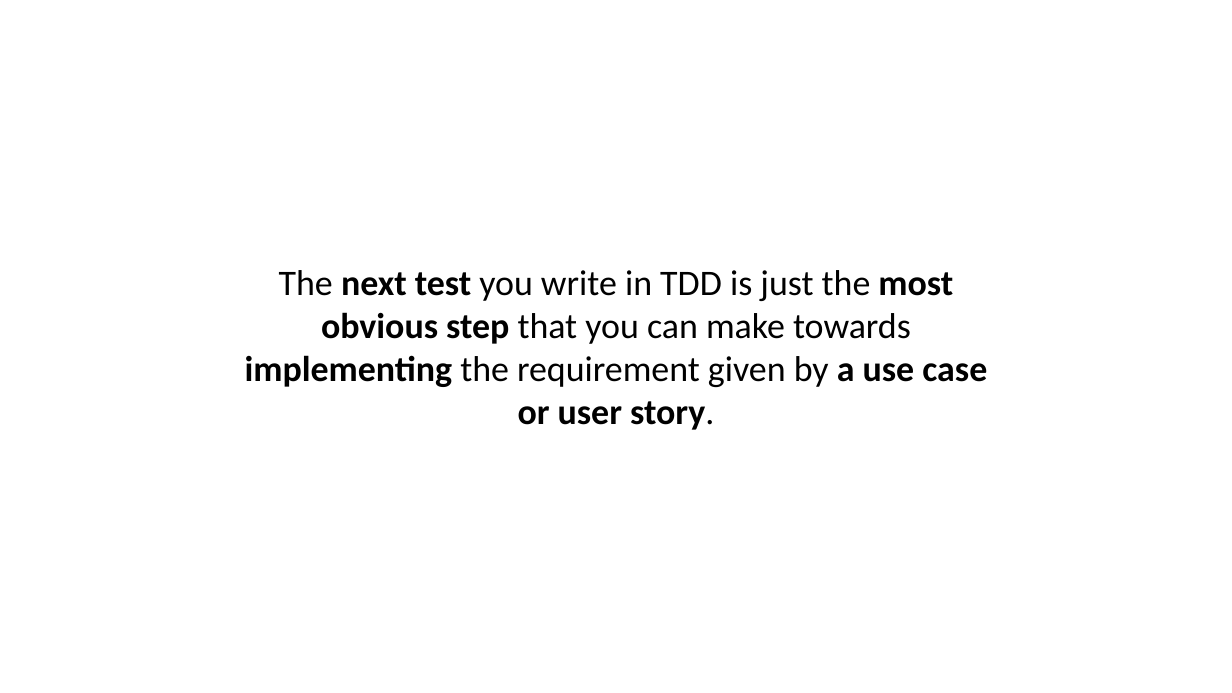
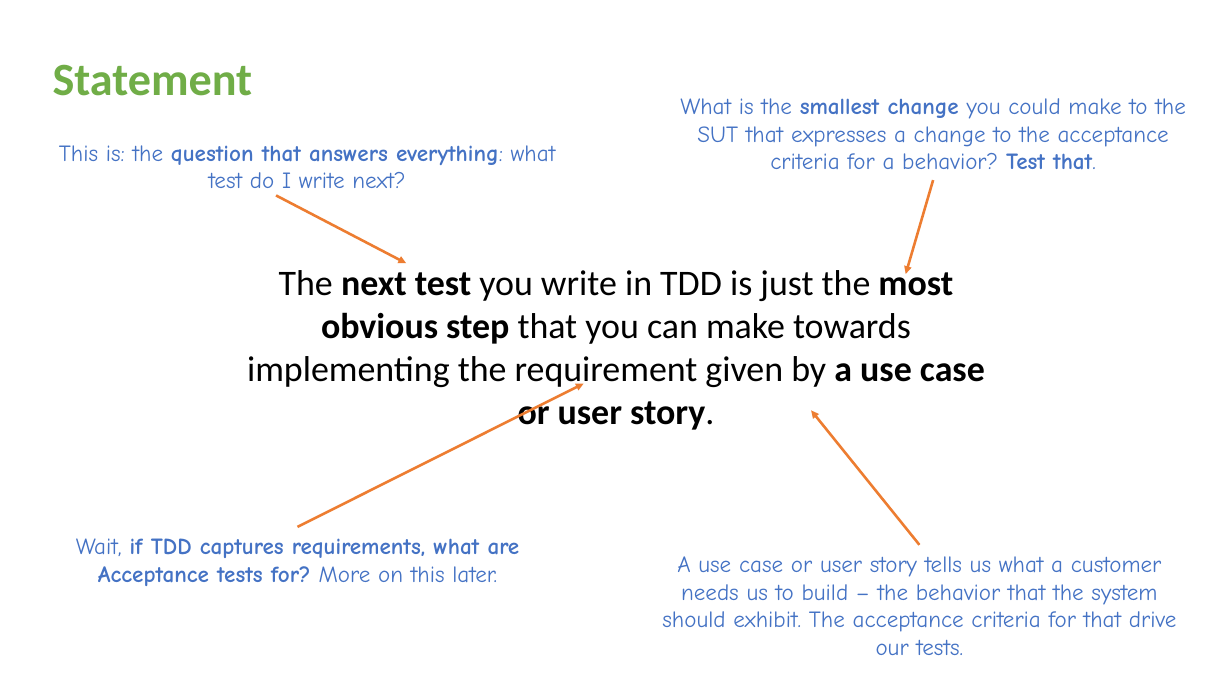
Before and after one commit to iancooper/Presentations, a slide deck: slide 27 of Kent Beck Style TDD - Seven Years After.pptx (slide 31 before the commit). Drawn at 1232x693 pixels with LibreOffice and Linux fonts; fonts in the diff are those of the drawing. Boxes give left, top, right and bottom in pixels: in the first picture for what was removed or moved away, otherwise in the second. Text is boxed around its words. In the diff, an @@ line names an element or a change of style, - is before the commit and + after.

```diff
--- a/Kent Beck Style TDD - Seven Years After.pptx
+++ b/Kent Beck Style TDD - Seven Years After.pptx
@@ text added at [53,64,253,96], 36 pt, text #70AD47, bold @@
+Statement
@@ text added at [680,98,1186,170], 18 pt, text #4472C4 @@
+What is the smallest change you could make to the SUT that expresses a change to the acceptance criteria for a behavior? Test that.
@@ text added at [59,145,556,188], 18 pt, text #4472C4 @@
+This is: the question that answers everything: what test do I write next?
@@ arrow added from (276, 196) to (407, 263), #ED7D31 2 pt @@
@@ arrow added from (933, 180) to (906, 274), #ED7D31 2 pt @@
@@ text "The next test you write ..." at [247,265,985,430]: bold off in "implementing" @@
@@ arrow added from (298, 527) to (584, 384), #ED7D31 2 pt @@
@@ arrow added from (920, 545) to (811, 410), #ED7D31 2 pt @@
@@ text added at [76,538,520,586], 18 pt, text #4472C4, bold @@
+Wait, if TDD captures requirements, what are Acceptance tests for? More on this later.
@@ text added at [662,556,1176,655], 18 pt, text #4472C4 @@
+A use case or user story tells us what a customer needs us to build – the behavior that the system should exhibit. The acceptance criteria for that drive our tests.
```
Also in this commit, not shown: 32 other slides changed, 17 slides added, 27 slides removed.
